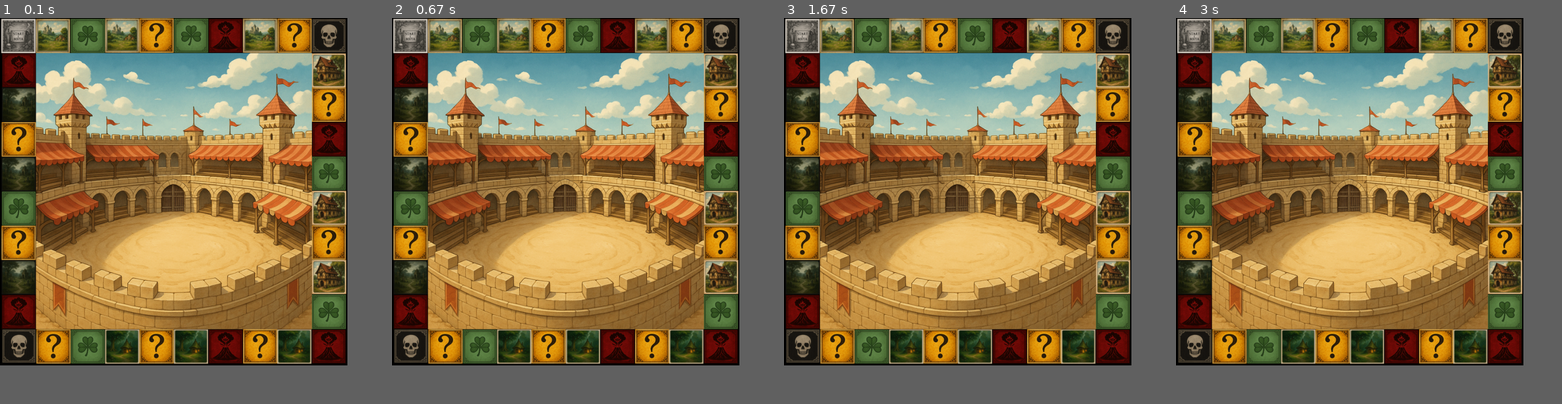
Above: before the commit, frames 1-4 (left to right).
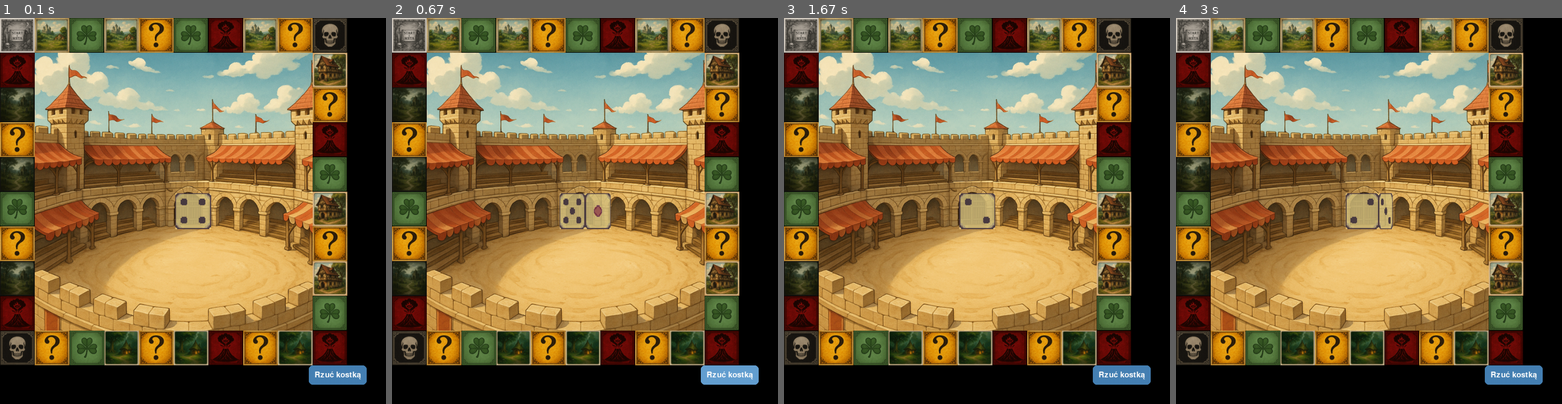
Above: after the commit, the same moments.

Repository: AdamMus2004/pyGame
Game: pygame game, started from main.py
Two runs of this game, one before a commit and one after it. Both use one fixed random seed, a clock stepped at 60 frames per second and the inputs below.
Inputs (mouse positions are in pixels of both pictures, inside the frame that each line leads up to):
- Up to frame 1 (0.1 s): no input
- Up to frame 2 (0.67 s): click (727, 373) at 0.38 s, where only the run after the commit has a clickable "Rzuć kostką"
- Up to frame 3 (1.67 s): click (977, 238) at 0.72 s
- Up to frame 4 (3 s): click (1511, 373) at 2.05 s, where only the run after the commit has a clickable "Rzuć kostką"; click (1349, 311) at 2.38 s
The window is 810x810 before the commit and 900x900 after it. Grey fills any space a smaller window leaves; there, only what the larger window draws over its background counts as a difference.

The runs differ from the first frame. In frame 1, 40% of the frame differs, in the area x 0-95%, y 0-95%; in frame 2, 40%; in frame 3, 40%; in frame 4, 40%.

Commit message:
poprawiona plansza i kostka sie kręci

Diff:
--- a/main.py
+++ b/main.py
@@ -1,28 +1,115 @@
 import pygame
 import sys
 import os
+import random
 
-WIDTH, HEIGHT = 900, 900
+WIDTH, HEIGHT = 1000, 1000
 screen = pygame.display.set_mode((WIDTH, HEIGHT))
-pygame.display.set_caption("Magia i Miecz")
+pygame.display.set_caption("Magia i miecz")
 pygame.init()
 
 # Wczytaj obraz planszy
 board_image = pygame.image.load(os.path.join("img", "Plansza.png"))
+# Wczytaj obraz kostki
+dice_image = pygame.image.load(os.path.join("img", "Kostki.png")).convert_alpha()
 
+# Przygotuj klatki kostki
+frames = [dice_image.subsurface((i*128, 0, 128, 128)) for i in range(21)]
+
+# Kolory
+BUTTON_COLOR = (70, 130, 180)
+BUTTON_HOVER_COLOR = (100, 160, 210)
+BUTTON_TEXT_COLOR = (255, 255, 255)
+
+# Przycisk
+button_rect = pygame.Rect(WIDTH - 200, HEIGHT - 100, 150, 50)
+button_font = pygame.font.SysFont(None, 30)
+
+# Stałe dla kostki
+SEQUENCE = [4, 6, 5, 1, 2, 3]  # Kolejność cyfr w spritesheet
+STATIC_FRAMES = [0, 4, 8, 12, 16, 20]  # Indeksy klatek statycznych (4,6,5,1,2,3)
+FPS = 30
+REPETITION_COUNT = 1  # Liczba "obrotów" przed zatrzymaniem
+
+# Zmienne do animacji kostki
+animation_active = False
+animation_frames = []
+counter = 0
+final_frame = 0
+
+def animate_dice_roll():
+    global animation_active, animation_frames, counter, final_frame
+
+    # Losuj wynik i znajdź jego indeks
+    target = random.randint(1, 6)  # Teraz wszystkie cyfry 1-6 mają szansę 1/6
+    target_index = SEQUENCE.index(target)
+
+    # Oblicz potrzebne klatki animacji
+    animation_frames = []
+    for _ in range(REPETITION_COUNT):
+        for i in range(len(SEQUENCE)):
+            # Dodaj animację przejścia (3 klatki po każdej cyfrze)
+            if i != len(SEQUENCE) - 1:  # Pomijamy animację po ostatniej cyfrze (3)
+                start = STATIC_FRAMES[i] + 1
+                animation_frames.extend([start, start+1, start+2])
+
+    # Dodaj ścieżkę do celu
+    for i in range(target_index + 1):
+        if i != len(SEQUENCE) - 1:
+            start = STATIC_FRAMES[i] + 1
+            animation_frames.extend([start, start+1, start+2])
+
+    counter = 0
+    animation_active = True
+    final_frame = STATIC_FRAMES[target_index]
 
 # Główna pętla gry
 running = True
+clock = pygame.time.Clock()
 while running:
+    mouse_pos = pygame.mouse.get_pos()
+    button_hovered = button_rect.collidepoint(mouse_pos)
+
     for event in pygame.event.get():
         if event.type == pygame.QUIT:
             running = False
+        elif event.type == pygame.MOUSEBUTTONDOWN:
+            if button_rect.collidepoint(event.pos):
+                animate_dice_roll()
 
     # Wyświetlanie planszy
     screen.fill((0, 0, 0))  # Czyszczenie ekranu
     screen.blit(board_image, (0, 0))  # Wyświetlenie obrazu planszy
 
+    # Wyświetlanie kostki
+    if animation_active:
+        if counter < len(animation_frames):
+            dice_frame = frames[animation_frames[counter]]
+            counter += 1
+        else:
+            dice_frame = frames[final_frame]
+            animation_active = False
+    else:
+        # Pokaż ostatnią klatkę lub domyślną, jeśli jeszcze nie było rzutu
+        if final_frame:
+            dice_frame = frames[final_frame]
+        else:
+            dice_frame = frames[0]  # Domyślnie pierwsza klatka (4)
+
+    # Wyświetl kostkę na środku ekranu
+    dice_x = (WIDTH - 150) // 2
+    dice_y = (HEIGHT - 150) // 2
+    screen.blit(pygame.transform.scale(dice_frame, (150, 150)), (dice_x, dice_y))
+
+    # Rysuj przycisk
+    button_color = BUTTON_HOVER_COLOR if button_hovered else BUTTON_COLOR
+    pygame.draw.rect(screen, button_color, button_rect, border_radius=10)
+    button_text = button_font.render("Rzuć kostką", True, BUTTON_TEXT_COLOR)
+    text_rect = button_text.get_rect(center=button_rect.center)
+    screen.blit(button_text, text_rect)
+
     pygame.display.flip()  # Aktualizacja ekranu
+    clock.tick(30)  # Limit do 30 FPS
 
 pygame.quit()
 sys.exit()
Binary file added: img/Kostki.png
Binary file changed: img/Plansza.png
